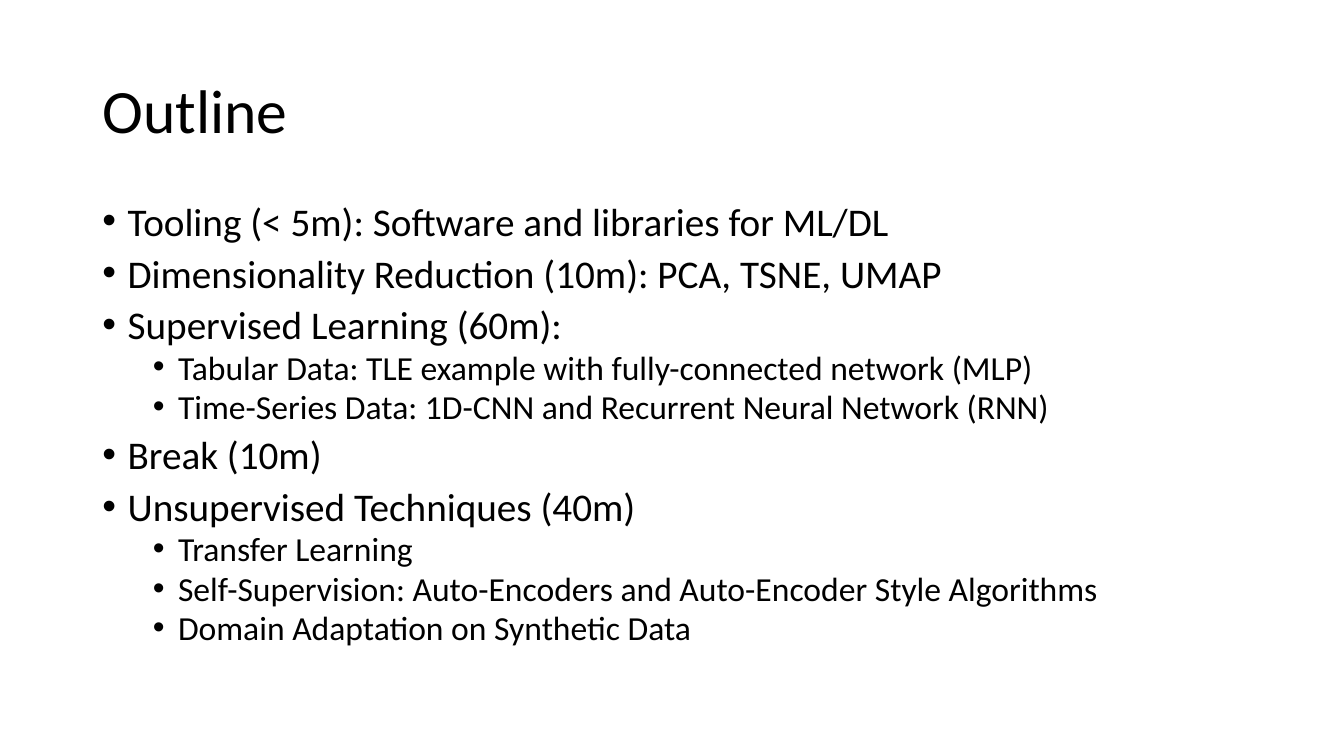
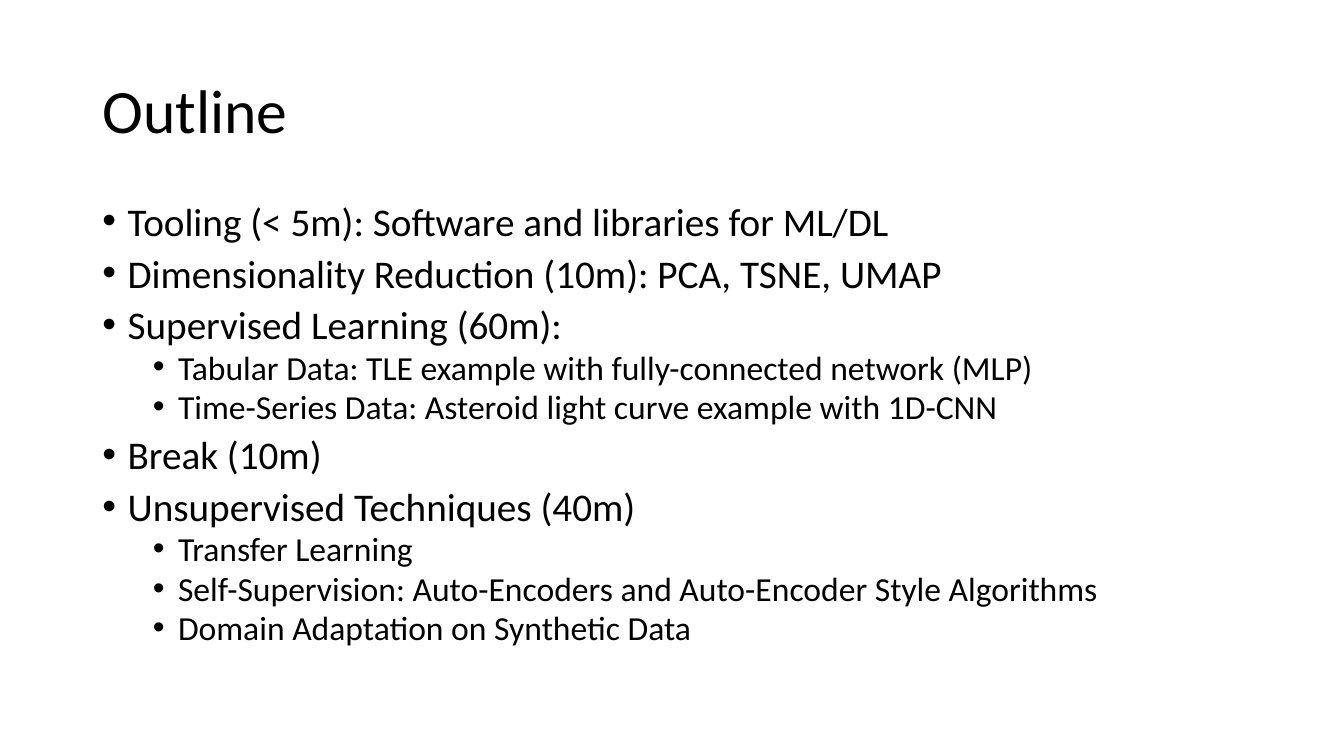
Before and after one commit to PJ7668/ml-for-ssa, a slide deck: slide 2 of ML4SSA.pptx. Drawn at 1344x756 pixels with LibreOffice and Linux fonts; fonts in the diff are those of the drawing. Boxes give left, top, right and bottom in pixels: in the first picture for what was removed or moved away, otherwise in the second. Text is boxed around its words. In the diff, an @@ line names an element or a change of style, - is before the commit and + after.

Commit message:
Updates to TLE and Asteroid Notebook 1

```diff
--- a/ML4SSA.pptx
+++ b/ML4SSA.pptx
@@ text at [178, 395, 997, 425]: text changed @@
-  • Time-Series Data: 1D-CNN and Recurrent Neural Network (RNN)
+  • Time-Series Data: Asteroid light curve example with 1D-CNN
```
Also in this commit, not shown: 5 other slides changed, 6 slides added, 3 other files.
